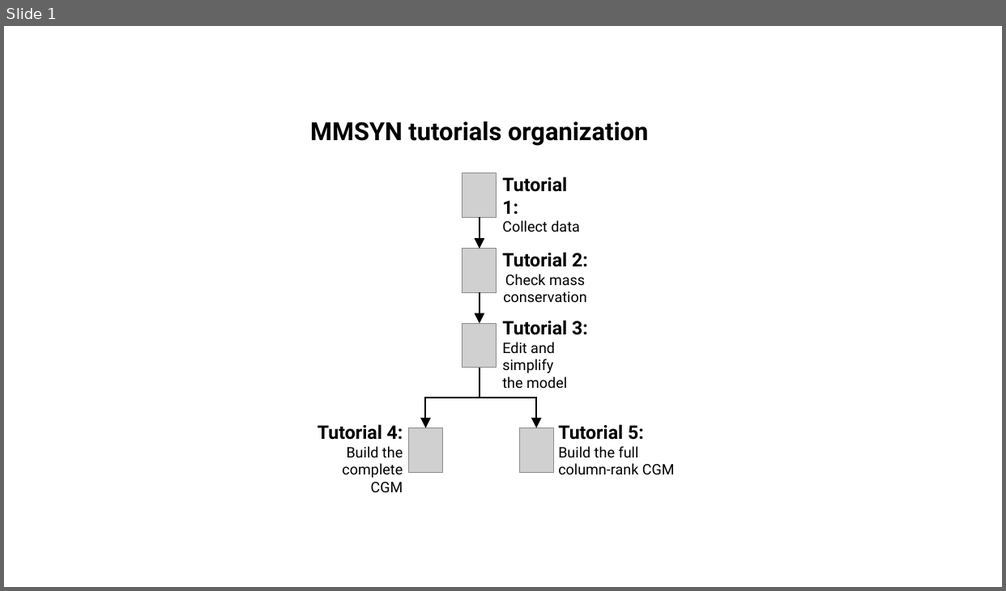
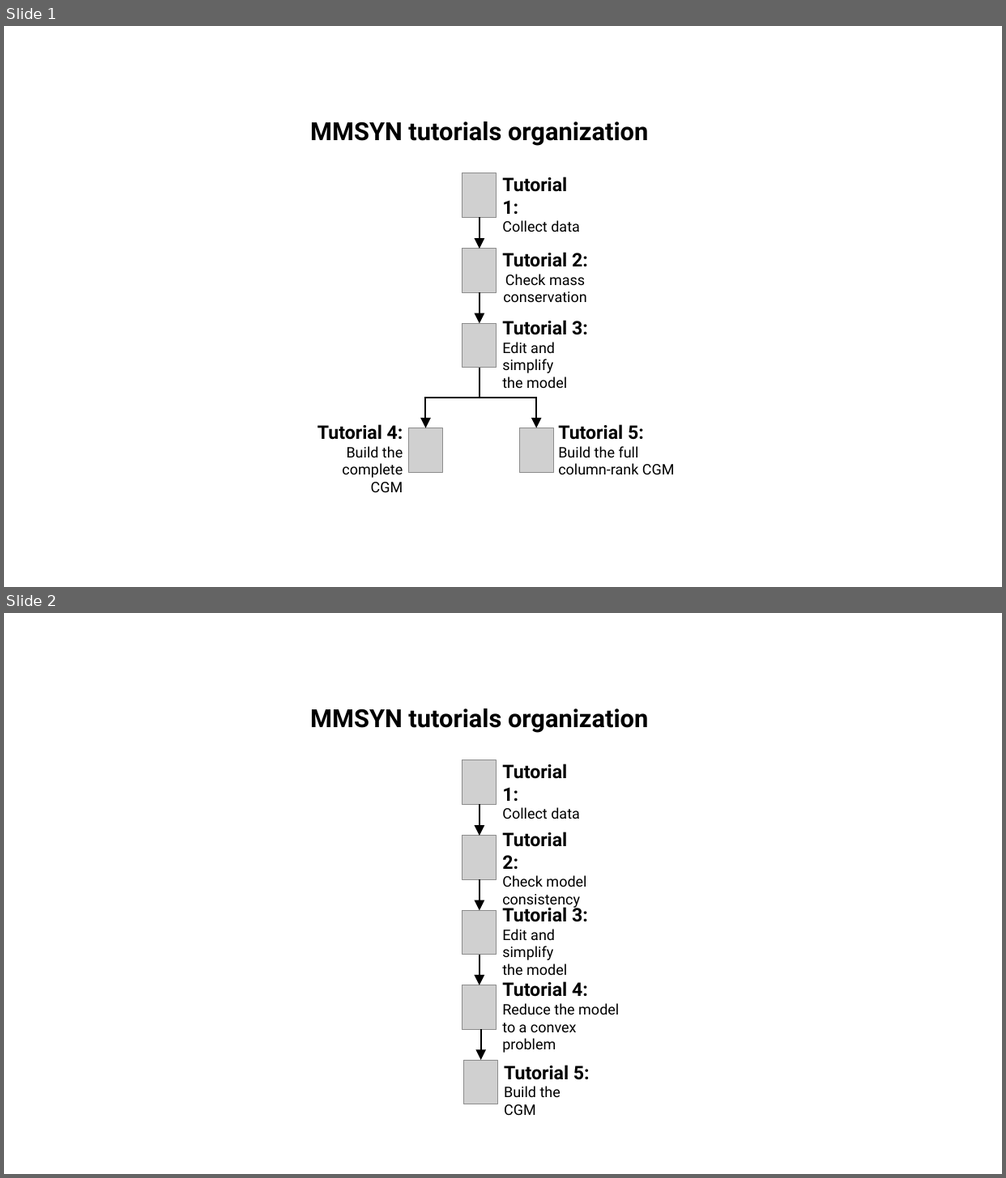
Before and after one commit to charlesrocabert/gbapy, a slide deck: doc/genome_scale_pipeline/tutorial_steps.pptx. Shown one above the other, each under a label of ours: slide 1 before the commit, slides 1 and 2 after it. The pictures are 1006x591 and 1006x1178 pixels, drawn with LibreOffice and Linux fonts; fonts in the diff are those of the drawing; grey boxes stand for pictures. Boxes give left, top, right and bottom in pixels: in the first picture for what was removed or moved away, otherwise in the second. Text is boxed around its words. In the diff, an @@ line names an element or a change of style, - is before the commit and + after.

Commit message:
Re-organized MMSYN tutorial and genome-scale pipeline

```diff
--- a/doc/genome_scale_pipeline/tutorial_steps.pptx
+++ b/doc/genome_scale_pipeline/tutorial_steps.pptx
@@ slide 2 added at <box>4,613,1002,1174</box>, background #FFFFFF @@
@@ text added at <box>310,709,648,733</box>, 24 pt, text #000000, bold @@
+MMSYN tutorials organization
@@ picture added at <box>462,760,496,805</box> @@
@@ text added at <box>502,764,580,819</box>, 14 pt, text #000000 @@
+Tutorial 1:
+Collect data
@@ arrow added from (479, 805) to (479, 836), #000000 1.5 pt @@
@@ picture added at <box>462,836,496,880</box> @@
@@ text added at <box>502,832,586,909</box>, 14 pt, text #000000 @@
+Tutorial 2:
+Check model
+consistency
@@ arrow added from (479, 879) to (479, 911), #000000 1.5 pt @@
@@ picture added at <box>462,911,496,955</box> @@
@@ text added at <box>502,905,588,975</box>, 14 pt, text #000000 @@
+Tutorial 3:
+Edit and simplify
+the model
@@ arrow added from (479, 954) to (479, 986), #000000 1.5 pt @@
@@ picture added at <box>462,986,496,1030</box> @@
@@ text added at <box>502,982,619,1053</box>, 14 pt, text #000000 @@
+Tutorial 4:
+Reduce the model
+to a convex problem
@@ arrow added from (481, 1029) to (481, 1060), #000000 1.5 pt @@
@@ picture added at <box>463,1060,497,1104</box> @@
@@ text added at <box>504,1065,590,1115</box>, 14 pt, text #000000 @@
+Tutorial 5:
+Build the CGM
```
Also in this commit, not shown: 35 other files.
